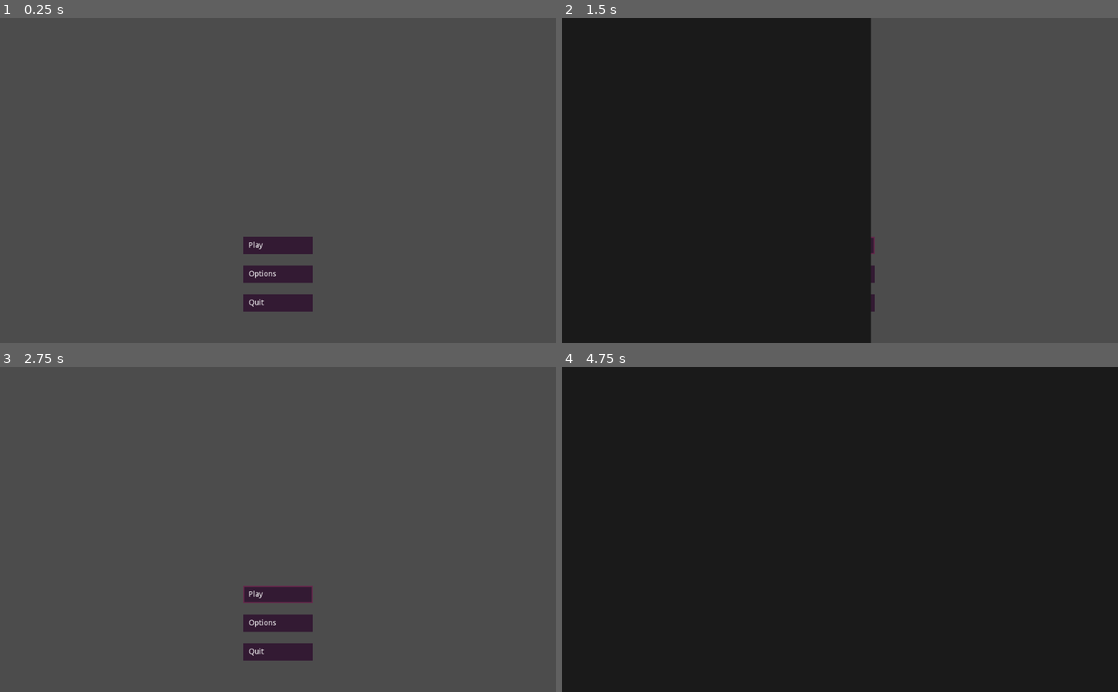
Above: before the commit, frames 1-4 (two rows, left to right).
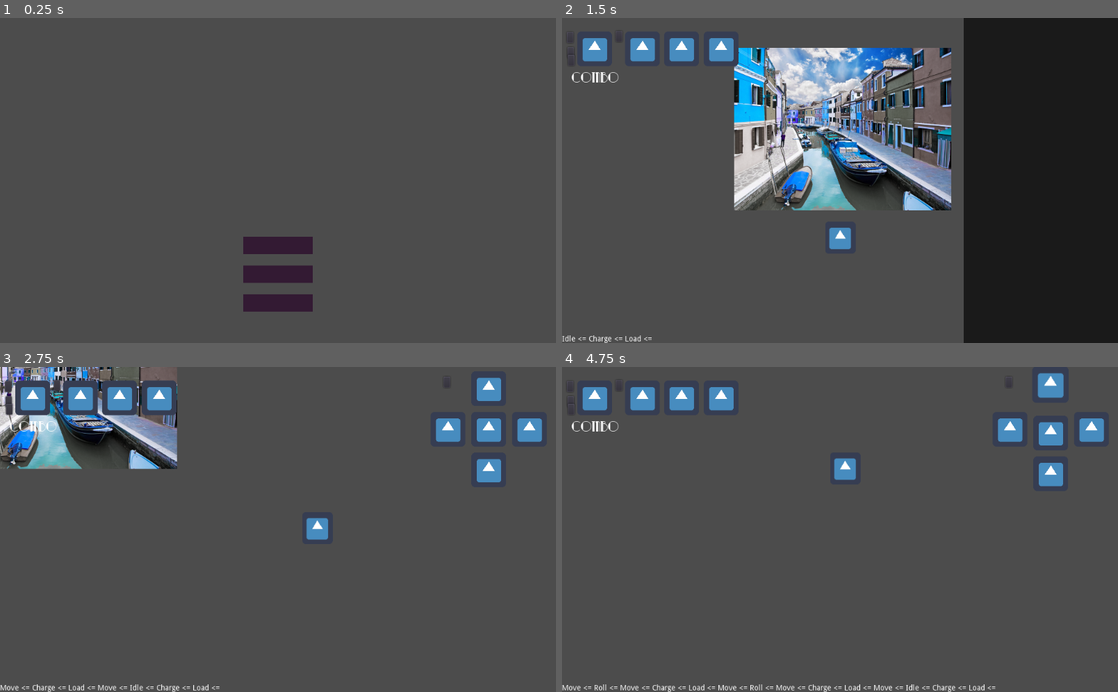
Above: after the commit, the same moments.

Repository: andrebariani/gmtk2022
Game: Godot game, scene res://src/ui/menu/MainMenu.tscn
The game is run twice, just before and just after one commit, with the same random seed, the same clock (stepped at 60 frames per second) and the same inputs. This scene is started directly instead of the project's main scene. The engine's default icon, where the game draws it, is replaced by a stand-in: a white triangle on a blue panel in a dark square.
Inputs (mouse positions are in pixels of both pictures, inside the frame that each line leads up to):
- Up to frame 1 (0.25 s): no input
- Up to frame 2 (1.5 s): click "Play" at 0.5 s; click "Play" at 1.25 s
- Up to frame 3 (2.75 s): move the mouse to (400, 513) at 2.02 s; hold D (move_right) from 2.03 s (still down); click (400, 513) at 2.1 s
- Up to frame 4 (4.75 s): move the mouse to (728, 545) at 2.77 s; release D (move_right) at 2.78 s; hold S (move_down) 2.78-3.53 s; tap Space (roll) at 2.85, 4.35 s; move the mouse to (895, 458) at 3.52 s; hold D (move_right) 3.53-4.28 s; click (895, 458) at 3.6 s; move the mouse to (812, 594) at 4.27 s; hold W (move_up) from 4.28 s (still down)

The runs differ from the first frame. In frame 1, 0.1% of the frame differs, in the area x 44-50%, y 68-89%; in frame 2, 89%; in frame 3, 11%; in frame 4, 100%, in the area x 0-100%, y 0-100%.

Commit message:
nova fonte do main e pause menu, mais alguns fixes

Diff:
--- a/src/Main.tscn
+++ b/src/Main.tscn
@@ -6,6 +6,7 @@
 [ext_resource path="res://src/ui/UI.tscn" type="PackedScene" id=4]
 [ext_resource path="res://src/Main.gd" type="Script" id=5]
 [ext_resource path="res://src/shaders/burano.png" type="Texture" id=6]
+[ext_resource path="res://src/ui/menu/Pause.tscn" type="PackedScene" id=7]
 
 [node name="Main" type="Node2D"]
 script = ExtResource( 5 )
@@ -26,4 +27,6 @@
 
 [node name="ScreenShaders" parent="CanvasLayer" instance=ExtResource( 3 )]
 
+[node name="Pause" parent="CanvasLayer" instance=ExtResource( 7 )]
+
 [connection signal="rolled" from="Player" to="." method="_on_Player_rolled"]
--- a/src/ui/menu/MainMenu.gd
+++ b/src/ui/menu/MainMenu.gd
@@ -28,9 +28,7 @@
 
 func transition_finished(anim_name):
 	if anim_name == "CloseFromLeft" and visible:
-		if tutorial:
-			get_tree().change_scene("res://src/TutorialArea.tscn")
-		elif play:
-			get_tree().change_scene("res://src/stages/Swamp/Swamp.tscn")
+		if play:
+			get_tree().change_scene("res://src/Main.tscn")
 		else:
 			get_tree().quit()
--- a/src/ui/menu/MainMenu.tscn
+++ b/src/ui/menu/MainMenu.tscn
@@ -1,9 +1,10 @@
-[gd_scene load_steps=23 format=2]
+[gd_scene load_steps=24 format=2]
 
 [ext_resource path="res://assets/sprites/ui/MenuButtonPressed.png" type="Texture" id=1]
 [ext_resource path="res://assets/sprites/ui/MenuButton.png" type="Texture" id=2]
 [ext_resource path="res://src/ui/menu/MainMenu.gd" type="Script" id=3]
 [ext_resource path="res://assets/sprites/ui/MenuButtonHover.png" type="Texture" id=4]
+[ext_resource path="res://src/ui/menu/MenuFont.tres" type="DynamicFont" id=5]
 [ext_resource path="res://src/ui/menu/HSlider.gd" type="Script" id=15]
 [ext_resource path="res://src/ui/menu/MenuButton.gd" type="Script" id=16]
 
@@ -385,6 +386,7 @@
 anchor_right = 1.0
 anchor_bottom = 1.0
 margin_left = 10.0
+custom_fonts/font = ExtResource( 5 )
 text = "Tutorial"
 valign = 1
 __meta__ = {
@@ -412,6 +414,7 @@
 anchor_right = 1.0
 anchor_bottom = 1.0
 margin_left = 10.0
+custom_fonts/font = ExtResource( 5 )
 text = "Play"
 valign = 1
 __meta__ = {
@@ -440,6 +443,7 @@
 anchor_right = 1.0
 anchor_bottom = 1.0
 margin_left = 10.0
+custom_fonts/font = ExtResource( 5 )
 text = "Options"
 valign = 1
 __meta__ = {
@@ -468,6 +472,7 @@
 anchor_right = 1.0
 anchor_bottom = 1.0
 margin_left = 10.0
+custom_fonts/font = ExtResource( 5 )
 text = "Quit"
 valign = 1
 __meta__ = {
@@ -511,6 +516,7 @@
 margin_bottom = -6.0
 grow_horizontal = 2
 grow_vertical = 2
+custom_fonts/font = ExtResource( 5 )
 text = "Sound"
 align = 1
 valign = 1
@@ -543,6 +549,7 @@
 margin_bottom = -6.0
 grow_horizontal = 2
 grow_vertical = 2
+custom_fonts/font = ExtResource( 5 )
 text = "Music"
 align = 1
 valign = 1
@@ -578,6 +585,7 @@
 anchor_right = 1.0
 anchor_bottom = 1.0
 margin_left = 10.0
+custom_fonts/font = ExtResource( 5 )
 text = "Close"
 valign = 1
 __meta__ = {
--- /dev/null
+++ b/src/ui/menu/MenuFont.tres
@@ -0,0 +1,6 @@
+[gd_resource type="DynamicFont" load_steps=2 format=2]
+
+[ext_resource path="res://assets/fonts/RialtoNF.ttf" type="DynamicFontData" id=1]
+
+[resource]
+font_data = ExtResource( 1 )
--- a/src/ui/menu/Pause.tscn
+++ b/src/ui/menu/Pause.tscn
@@ -4,7 +4,7 @@
 [ext_resource path="res://src/ui/menu/HSlider.gd" type="Script" id=2]
 [ext_resource path="res://src/ui/menu/PauseMenu.gd" type="Script" id=3]
 [ext_resource path="res://assets/sprites/ui/MenuButtonHover.png" type="Texture" id=4]
-[ext_resource path="res://assets/fonts/BrokenKnight.tres" type="DynamicFont" id=5]
+[ext_resource path="res://src/ui/menu/MenuFont.tres" type="DynamicFont" id=5]
 [ext_resource path="res://assets/sprites/ui/MenuButton.png" type="Texture" id=9]
 [ext_resource path="res://assets/sprites/ui/MenuButtonPressed.png" type="Texture" id=10]
 
--- a/src/ui/menu/PauseMenu.gd
+++ b/src/ui/menu/PauseMenu.gd
@@ -26,4 +26,4 @@
 func transition_finished(anim_name):
 	if anim_name == "CloseFromLeft" and visible:
 		get_tree().paused = false
-		get_tree().change_scene("res://src/ui/MainMenu.tscn")
+		get_tree().change_scene("res://src/ui/menu/MainMenu.tscn")
Not shown: 1 places in src/Main.tscn that only renumber resources
